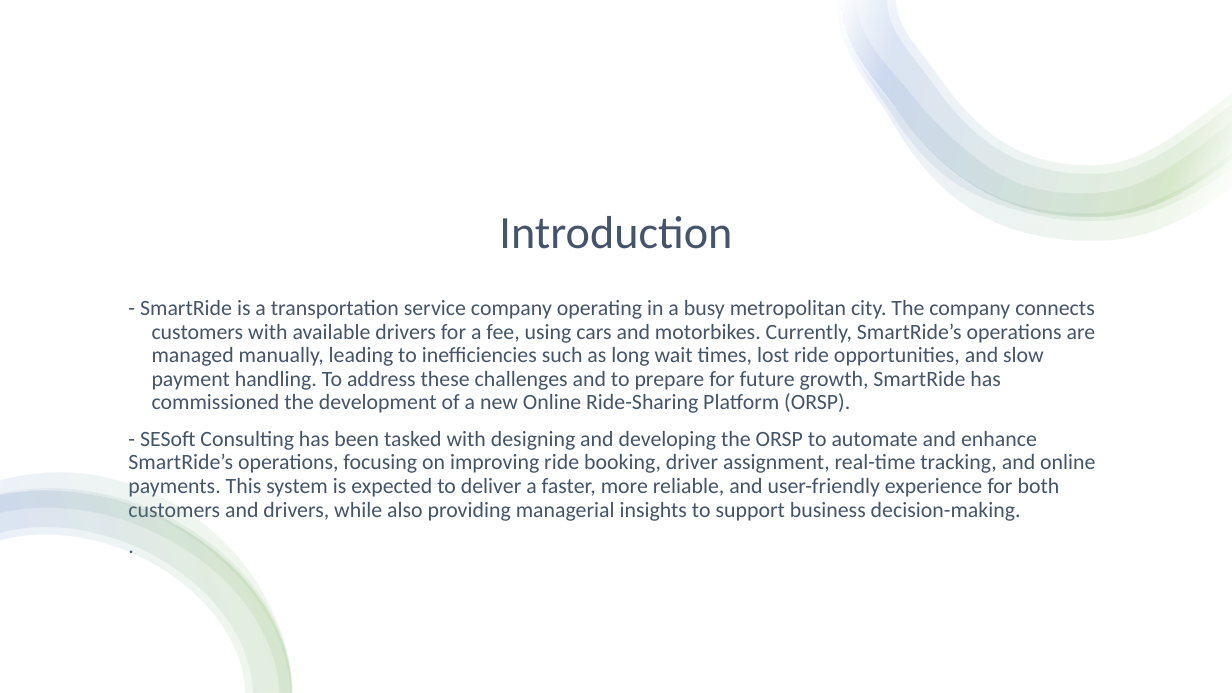
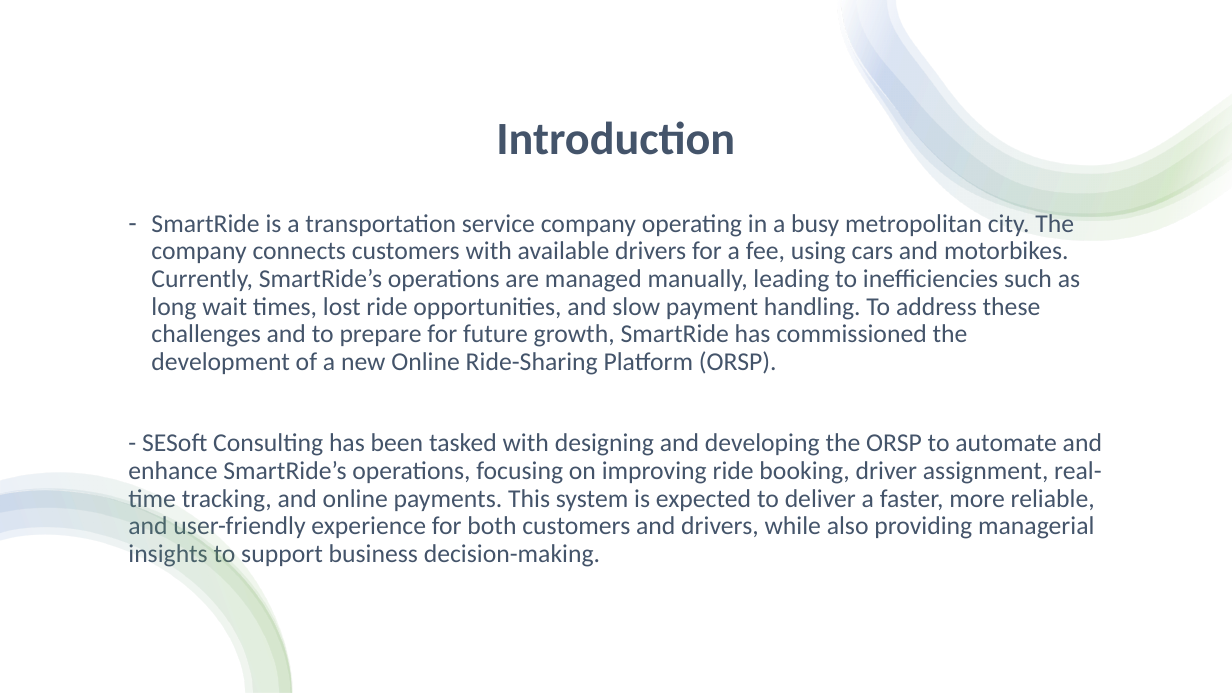
Before and after one commit to CheetoBuri/SE_SmartRide, a slide deck: slide 2 of 523K0010_523K0013.pptx. Drawn at 1232x693 pixels with LibreOffice and Linux fonts; fonts in the diff are those of the drawing. Boxes give left, top, right and bottom in pixels: in the first picture for what was removed or moved away, otherwise in the second. Text is boxed around its words. In the diff, an @@ line names an element or a change of style, - is before the commit and + after.

```diff
--- a/523K0010_523K0013.pptx
+++ b/523K0010_523K0013.pptx
@@ title "Introduction" moved from (x1=499, y1=216, x2=732, y2=249) to (x1=496, y1=121, x2=735, y2=155) @@
@@ title "Introduction" at (x1=496, y1=121, x2=735, y2=155): bold on @@
@@ text at (x1=128, y1=214, x2=1102, y2=567): paragraph removed @@
-.
@@ text "SmartRide is a transportation service ..." moved from (x1=128, y1=300, x2=1096, y2=521) to (x1=128, y1=214, x2=1102, y2=567) @@
@@ text at (x1=151, y1=214, x2=1080, y2=375): text changed; size 17 to 20 pt @@
-- SmartRide is a transportation service company operating in a busy metropolitan city. The company connects customers with available drivers for a fee, using cars and motorbikes. Currently, SmartRide’s operations are managed manually, leading to inefficiencies such as long wait times, lost ride opportunities, and slow payment handling. To address these challenges and to prepare for future growth, SmartRide has commissioned the development of a new Online Ride-Sharing Platform (ORSP).
+– SmartRide is a transportation service company operating in a busy metropolitan city. The company connects customers with available drivers for a fee, using cars and motorbikes. Currently, SmartRide’s operations are managed manually, leading to inefficiencies such as long wait times, lost ride opportunities, and slow payment handling. To address these challenges and to prepare for future growth, SmartRide has commissioned the development of a new Online Ride-Sharing Platform (ORSP).
@@ text at (x1=128, y1=433, x2=1102, y2=567): size 17 to 20 pt in "- SESoft Consulting has been tasked with ..." @@
```
Also in this commit, not shown: 12 other slides changed.
